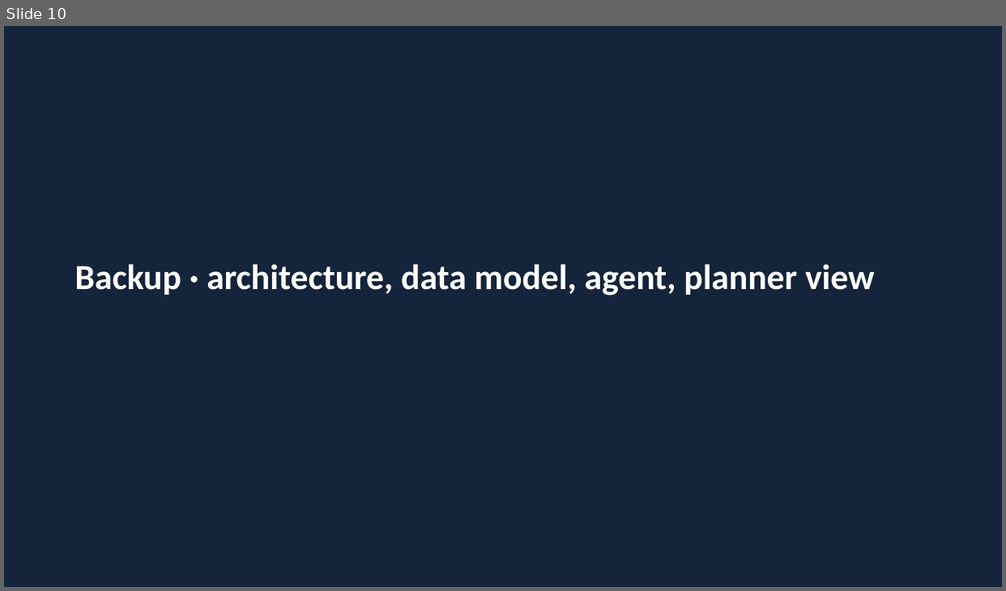
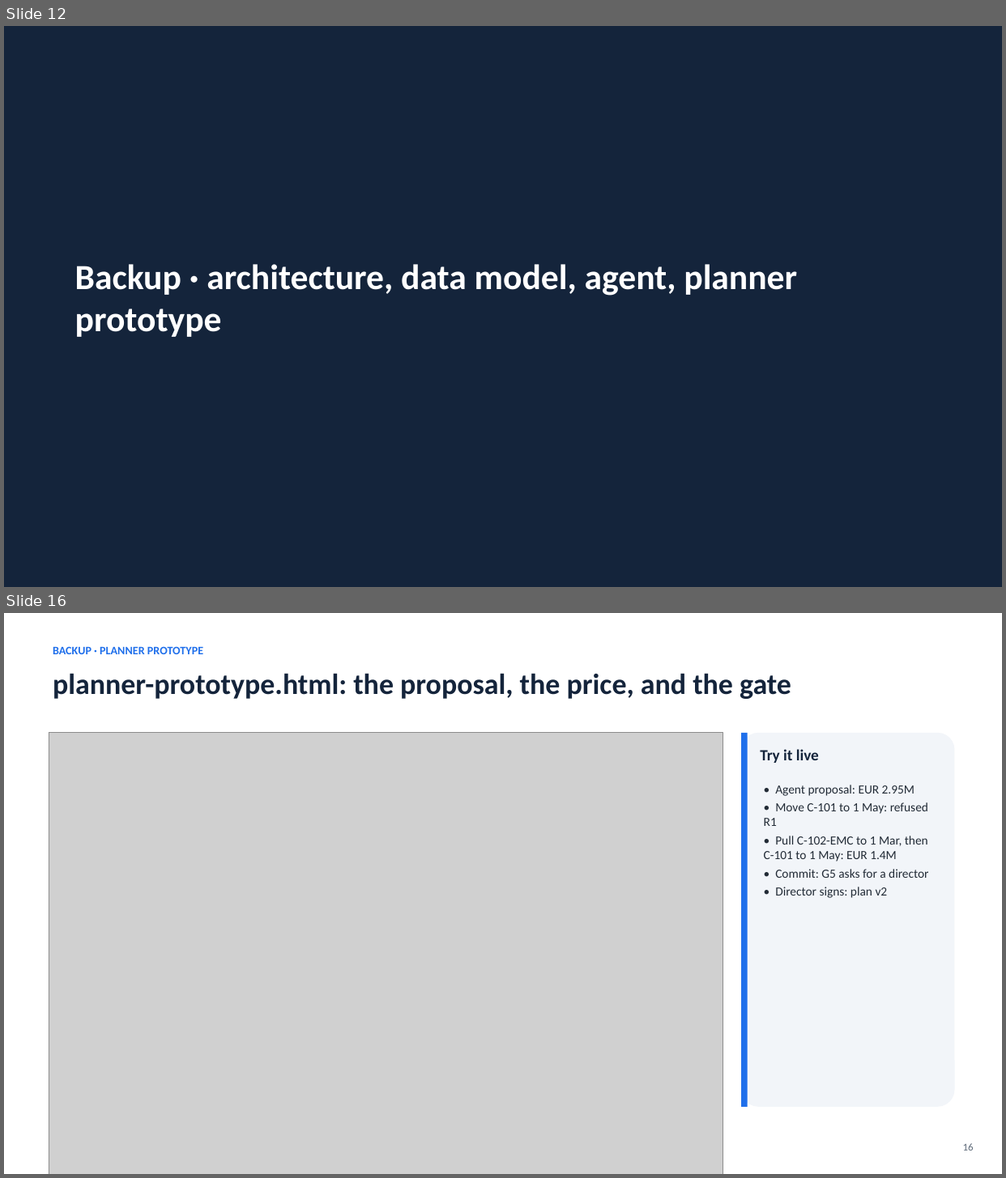
Before and after one commit to rpad300/ULTRA_IA_ASSISTANT, a slide deck: docs/ferronova-takehome/ferronova-pitch.pptx. Shown one above the other, each under a label of ours: slide 10 before the commit, slides 12 and 16 after it; the slides between them are not shown. The pictures are 1006x591 and 1006x1178 pixels, drawn with LibreOffice and Linux fonts; fonts in the diff are those of the drawing; grey boxes stand for pictures. Boxes give left, top, right and bottom in pixels: in the first picture for what was removed or moved away, otherwise in the second. Text is boxed around its words. In the diff, an @@ line names an element or a change of style, - is before the commit and + after.

```diff
--- a/docs/ferronova-takehome/ferronova-pitch.pptx
+++ b/docs/ferronova-takehome/ferronova-pitch.pptx
@@ slide 16 added at (4, 613, 1002, 1174), background #FFFFFF @@
@@ text added at (53, 646, 203, 654), 11 pt, text #1F6FEB, bold @@
+BACKUP · PLANNER PROTOTYPE
@@ text added at (53, 673, 791, 699), 28 pt, text #14243B, bold @@
+planner-prototype.html: the proposal, the price, and the gate
@@ picture added at (49, 733, 722, 1174) @@
@@ rounded rectangle added at (741, 733, 955, 1107), fill #F2F5F9 @@
@@ rectangle added at (741, 733, 748, 1107), fill #1F6FEB @@
@@ text added at (760, 749, 819, 763), 15 pt, text #14243B, bold @@
+Try it live
@@ text added at (764, 785, 928, 898), 12 pt, text #222B36 @@
+• Agent proposal: EUR 2.95M
+• Move C-101 to 1 May: refused R1
+• Pull C-102-EMC to 1 Mar, then C-101 to 1 May: EUR 1.4M
+• Commit: G5 asks for a director
+• Director signs: plan v2
@@ text added at (963, 1144, 974, 1151), 10 pt, text #5F6B7A @@
+16
@@ what was slide 10 is now slide 12 @@
@@ slide 12 changed as well @@
@@ text at (75, 264, 797, 337): text changed @@
-Backup · architecture, data model, agent, planner view
+Backup · architecture, data model, agent, planner prototype
```
Also in this commit, not shown: 11 other slides changed, 3 other slides added, 2 slides removed, 14 other files.
